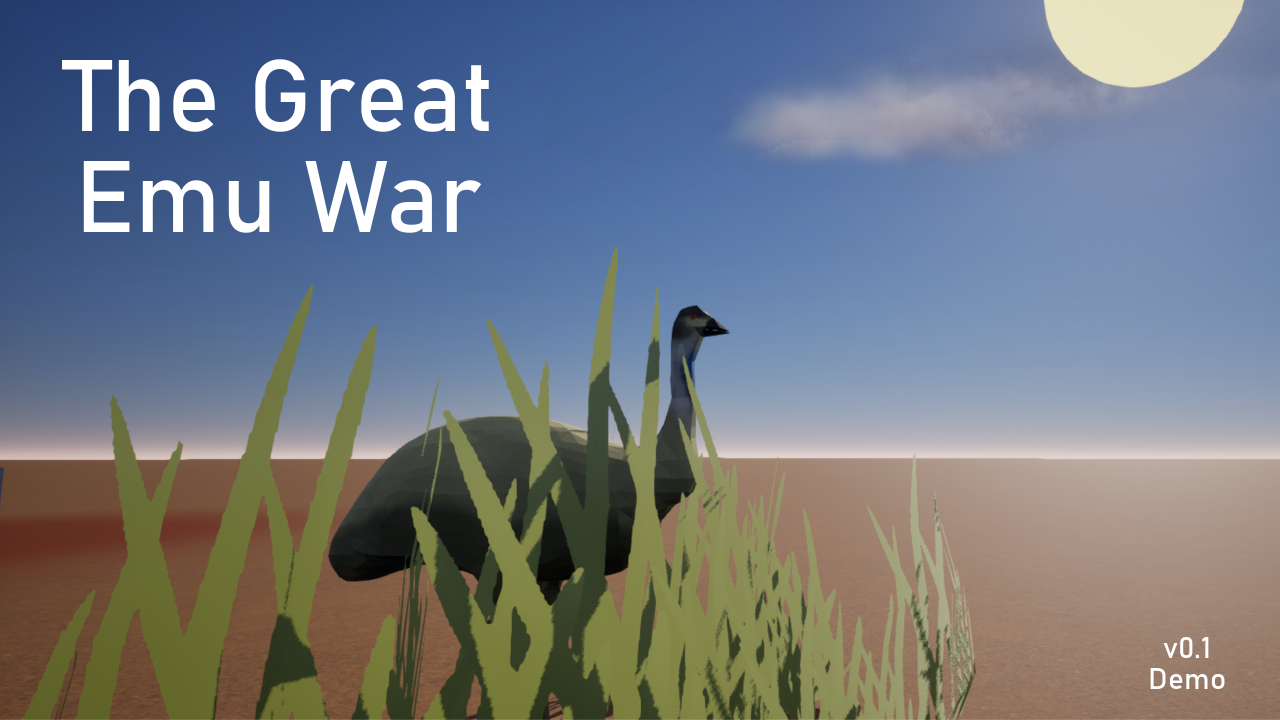
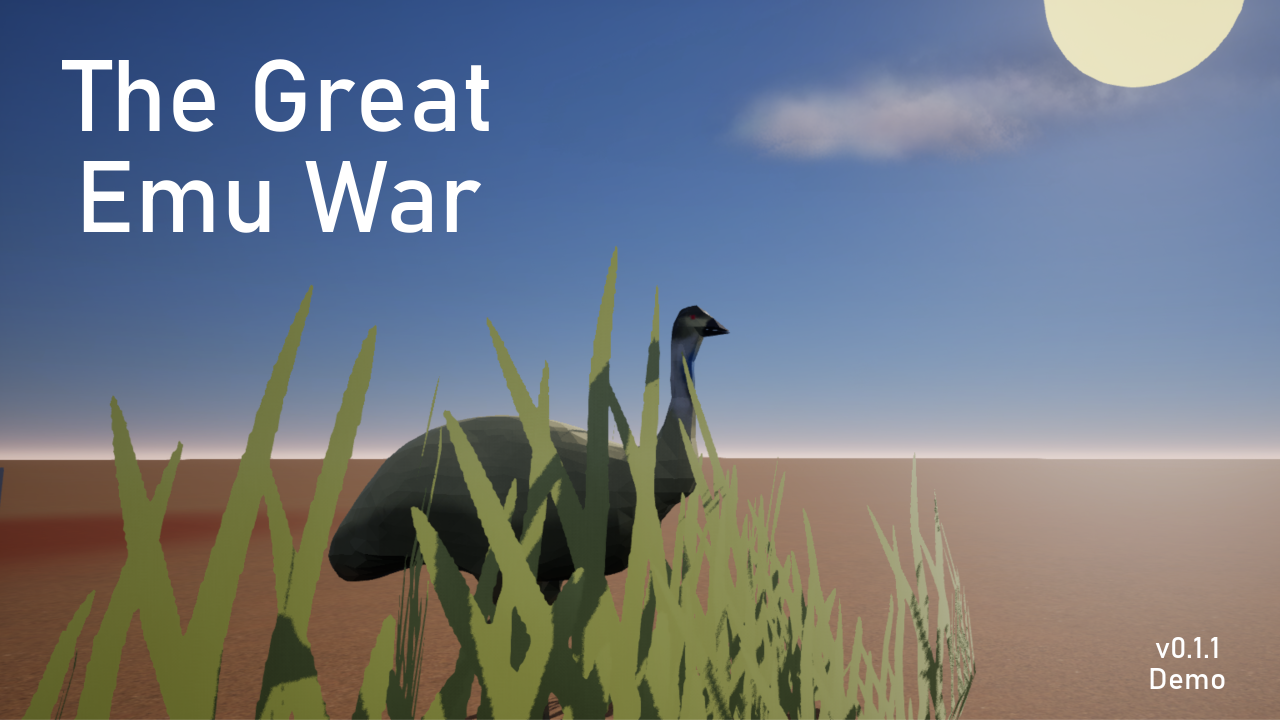
Before/after of a 1280 × 720 layered artwork. What changed in the layer stack:
renamed "v0.1 ..." to "v0.1.1 ...", painted on it over [1155, 637, 1218, 658]